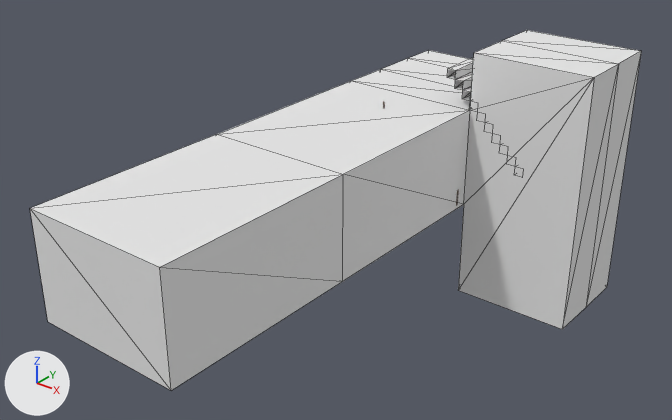
A saved change to the glTF model assets/meshes/MaroKit/Hallway.gltf.
The view is the same before and after, from a 50 mm camera at (15.73, -18.93, 11.04) aimed at (2.72, -2.67, 0.96). Arrows for +X, +Y and +Z are at lower left; the lights stay in place. Mesh edges are drawn as thin lines. Where no turn or scale is listed for an object, it has been applied to the vertices. Vertices at the same position are counted once.
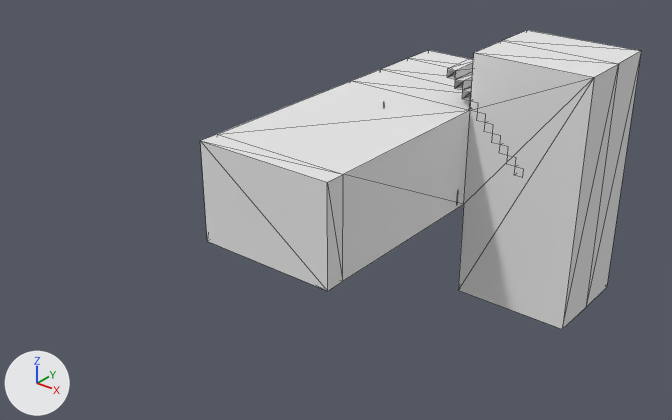
The change in detail:
me_cube_024 has 36 vertices, 66 faces and spans x 0.0..7.21, y -10.05..4.68, z -2.74..4.28.
me_cube_024 is used by ob_cube; location (0.06, 0.65, 0.0).
Before the commit, vertices of me_cube_024: 30 (0.0, -10.05, 0.0) at pixel (47, 321), 31 (0.0, -10.05, 2.74) at pixel (29, 208), 32 (3.94, -10.05, 0.0) at pixel (171, 390), 33 (3.94, -10.05, 2.74) at pixel (159, 267).
Part 1, on me_cube_024:
Vertices 30 to 33 of me_cube_024 move by (0.0, 4.81, 0.0).

What differs and where, as boxes [x1, y1, x2, y2] in the pictures (672 x 420 px; the box of a moved part takes in the faces that stretch with it):
'Cube', reshaped (28% narrower, 17% shorter)
    before: [30, 30, 641, 390]
    after: [200, 30, 641, 329]
part 1 of me_cube_024, moved or reshaped
    before: [30, 134, 343, 390]
    after: [200, 134, 343, 291]
